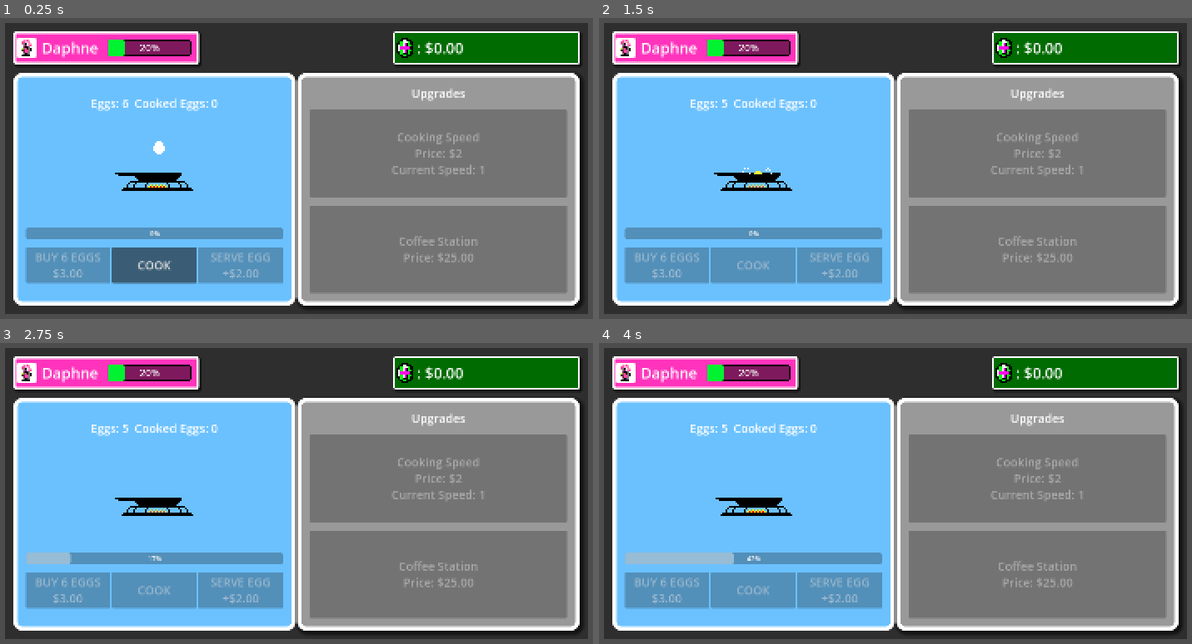
Above: before the commit, frames 1-4 (two rows, left to right).
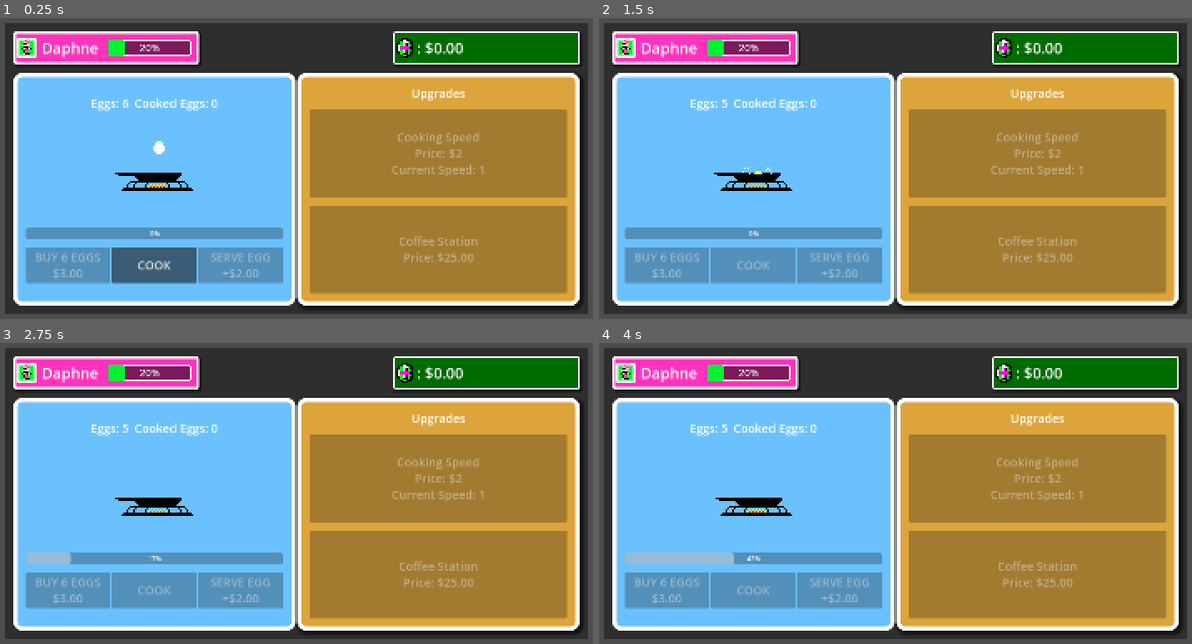
Above: after the commit, the same moments.

Repository: DaphGreene/Tex-Mex-Breakup
Game: Godot game, scene res://Scenes/main.tscn
The game is run twice, just before and just after one commit, with the same random seed, the same clock (stepped at 60 frames per second) and the same inputs.
Inputs:
- Up to frame 1 (0.25 s): no input
- Up to frame 2 (1.5 s): click "COOK" at 0.5 s; tap Enter at 1.25 s
- Up to frame 3 (2.75 s): tap Space at 2 s
- Up to frame 4 (4 s): tap Enter at 3.5 s

The runs differ from the first frame. In frame 1, 35% of the frame differs, in the area x 3-98%, y 7-95%; in frame 2, 35%; in frame 3, 35%; in frame 4, 35%.

Commit message:
UI color adjustment

Diff:
--- a/Scenes/main.tscn
+++ b/Scenes/main.tscn
@@ -20,7 +20,7 @@
 shadow_offset = Vector2(4, 4)
 
 [sub_resource type="StyleBoxFlat" id="StyleBoxFlat_lquwl"]
-bg_color = Color(11.708403, 11.708403, 11.708403, 1)
+bg_color = Color(0.03137255, 0.9490196, 0.1882353, 1)
 border_width_left = 6
 border_width_top = 6
 border_width_right = 6
@@ -37,7 +37,7 @@
 border_width_top = 2
 border_width_right = 2
 border_width_bottom = 2
-border_color = Color(0, 0, 0, 1)
+border_color = Color(1, 1, 1, 1)
 corner_radius_top_left = 4
 corner_radius_top_right = 4
 corner_radius_bottom_right = 4
@@ -77,6 +77,7 @@
 corner_radius_bottom_left = 20
 
 [sub_resource type="StyleBoxFlat" id="StyleBoxFlat_h2yge"]
+bg_color = Color(0.8628817, 0.64262146, 0.22739872, 1)
 border_width_left = 10
 border_width_top = 10
 border_width_right = 10
@@ -221,10 +222,10 @@
 anchors_preset = 15
 anchor_right = 1.0
 anchor_bottom = 1.0
-offset_left = 4.0
-offset_top = 4.0
-offset_right = -4.0
-offset_bottom = -4.0
+offset_left = 6.0
+offset_top = 6.0
+offset_right = -6.0
+offset_bottom = -6.0
 grow_horizontal = 2
 grow_vertical = 2
 texture = ExtResource("2_jjvhh")
